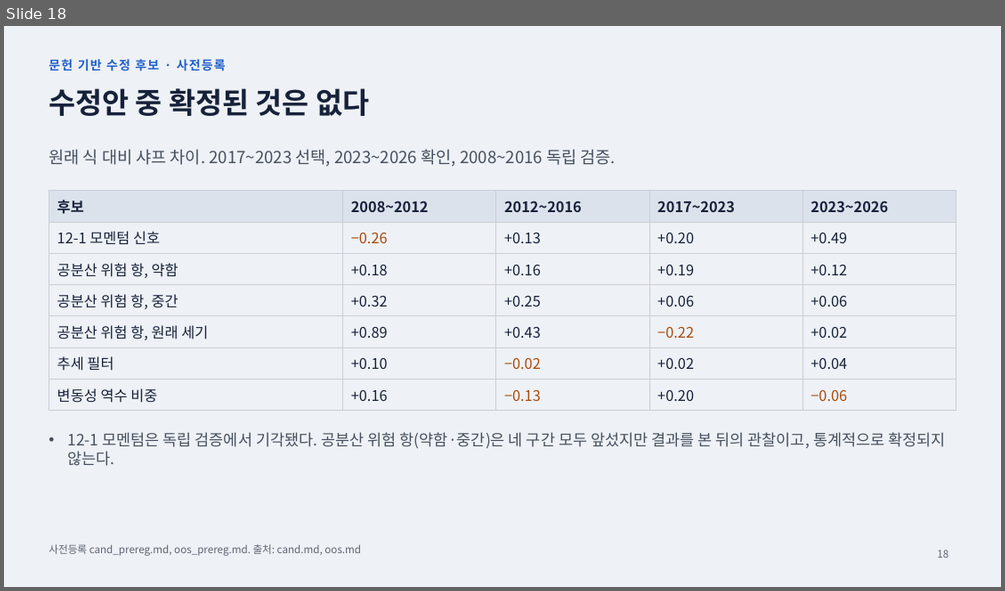
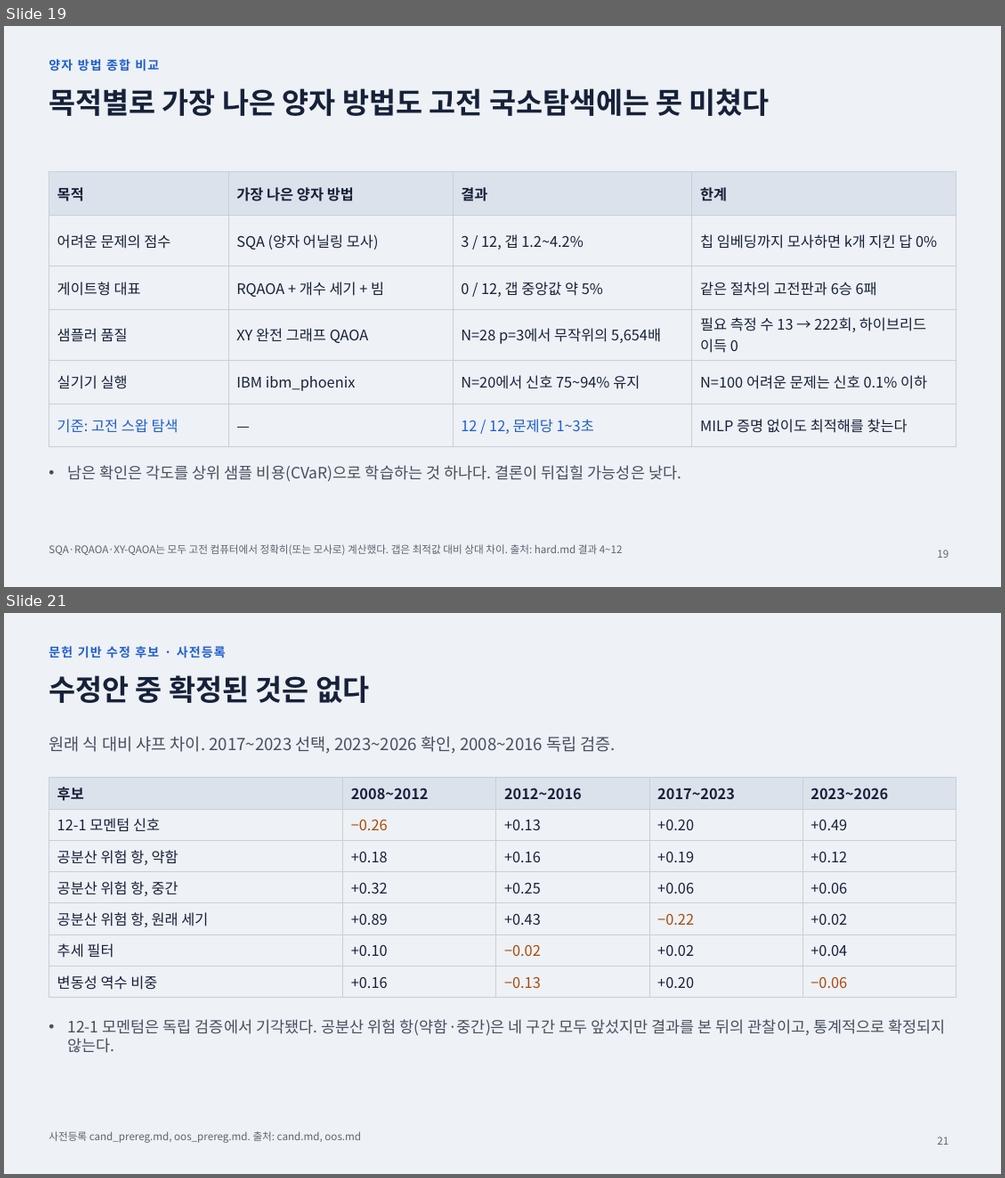
Before and after one commit to 202155570/norma-qaoa, a slide deck: docs/qaoa_research_report_2026-11-19.pptx. Shown one above the other, each under a label of ours: slide 18 before the commit, slides 19 and 21 after it; the slides between them are not shown. The pictures are 1005x591 and 1005x1178 pixels, drawn with LibreOffice and Linux fonts; fonts in the diff are those of the drawing. Boxes give left, top, right and bottom in pixels: in the first picture for what was removed or moved away, otherwise in the second. Text is boxed around its words. In the diff, an @@ line names an element or a change of style, - is before the commit and + after.

```diff
--- a/docs/qaoa_research_report_2026-11-19.pptx
+++ b/docs/qaoa_research_report_2026-11-19.pptx
@@ slide 19 added at [4,26,1001,587], background #EEF1F5 @@
@@ text added at [48,59,159,71], 12 pt, text #1F5FCC, bold @@
+양자 방법 종합 비교
@@ title added at [48,88,769,116], 28 pt, text #16213A, bold @@
+목적별로 가장 나은 양자 방법도 고전 국소탐색에는 못 미쳤다
@@ table added at [48,172,956,437], 6 rows, 4 columns @@
+목적 | 가장 나은 양자 방법 | 결과 | 한계
+어려운 문제의 점수 | SQA (양자 어닐링 모사) | 3 / 12, 갭 1.2~4.2% | 칩 임베딩까지 모사하면 k개 지킨 답 0%
+게이트형 대표 | RQAOA + 개수 세기 + 빔 | 0 / 12, 갭 중앙값 약 5% | 같은 절차의 고전판과 6승 6패
+샘플러 품질 | XY 완전 그래프 QAOA | N=28 p=3에서 무작위의 5,654배 | 필요 측정 수 13 → 222회, 하이브리드 이득 0
+실기기 실행 | IBM ibm_phoenix | N=20에서 신호 75~94% 유지 | N=100 어려운 문제는 신호 0.1% 이하
+기준: 고전 스왑 탐색 | — | 12 / 12, 문제당 1~3초 | MILP 증명 없이도 최적해를 찾는다
@@ text added at [67,465,681,482], 15 pt, text #46505F @@
+• 남은 확인은 각도를 상위 샘플 비용(CVaR)으로 학습하는 것 하나다. 결론이 뒤집힐 가능성은 낮다.
@@ text added at [48,544,623,555], 10 pt, text #5E6573 @@
+SQA·RQAOA·XY-QAOA는 모두 고전 컴퓨터에서 정확히(또는 모사로) 계산했다. 갭은 최적값 대비 상대 차이. 출처: hard.md 결과 4~12
@@ page number added at [937,549,948,557], 10 pt, text #5E6573 @@
+19
@@ what was slide 18 is now slide 21 @@
@@ page number at [937,1136,948,1144]: text changed @@
-18
+21
```
Also in this commit, not shown: 6 slides changed, 2 other slides added, 24 other files.
